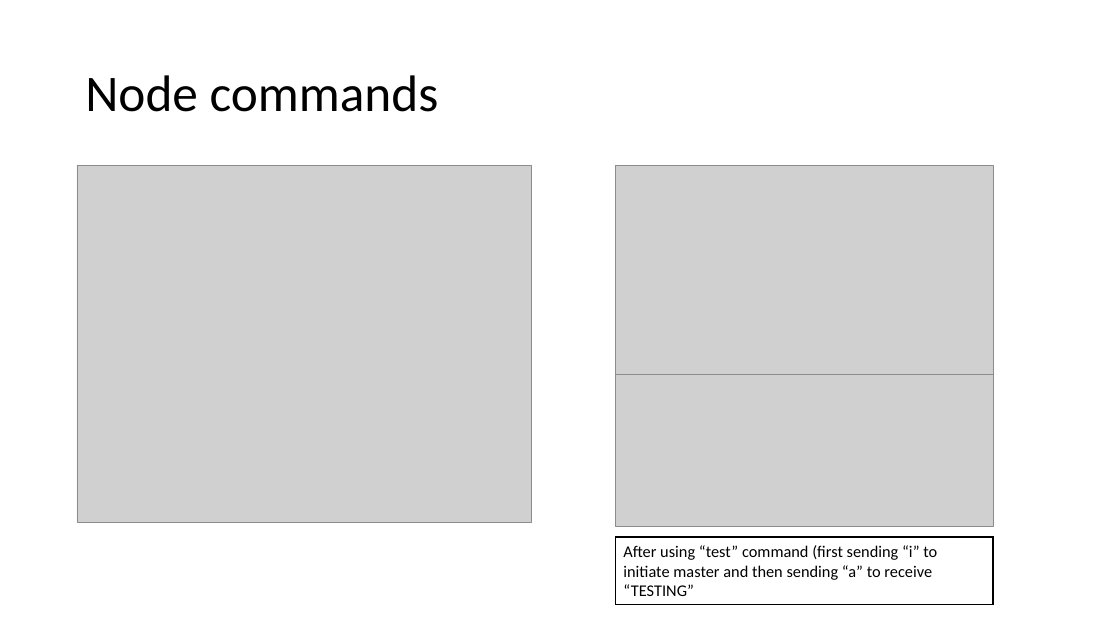
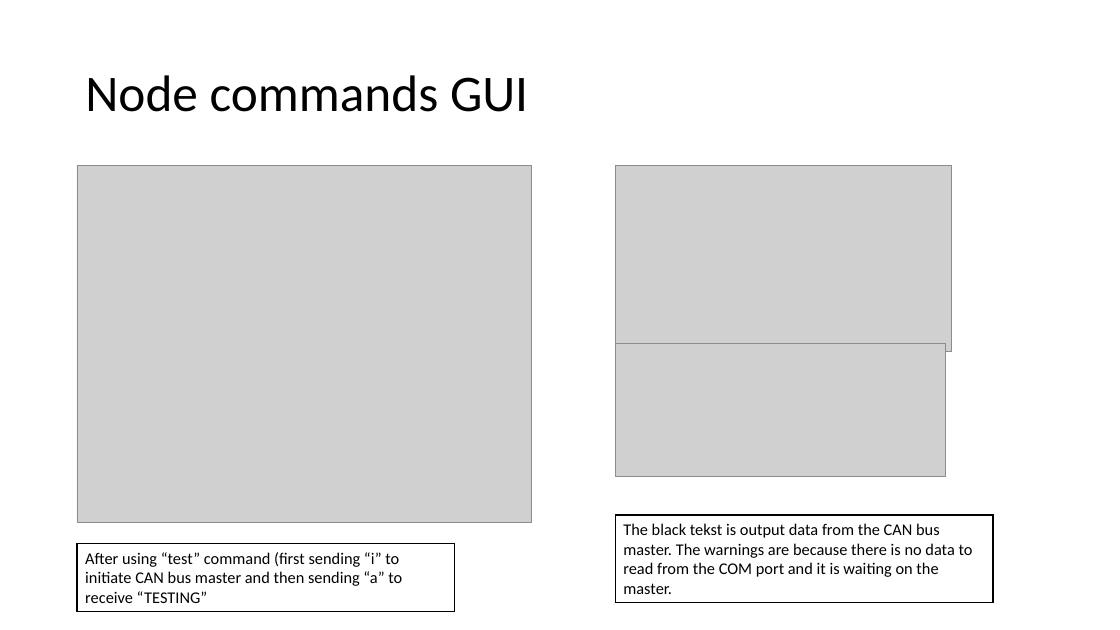
Before and after one commit to ADAALMAN/ADome-GUI, a slide deck: slide 12 of Progression/ADome GUI progression.pptx. Drawn at 1120x630 pixels with LibreOffice and Linux fonts; fonts in the diff are those of the drawing; grey boxes stand for pictures. Boxes give left, top, right and bottom in pixels: in the first picture for what was removed or moved away, otherwise in the second. Text is boxed around its words. In the diff, an @@ line names an element or a change of style, - is before the commit and + after.

```diff
--- a/Progression/ADome GUI progression.pptx
+++ b/Progression/ADome GUI progression.pptx
@@ title at [85, 75, 528, 112]: text changed @@
-Node commands
+Node commands GUI
@@ picture: place and size @@
-picture at [615, 166, 993, 375]
+picture at [615, 166, 952, 352]
@@ picture: place and size @@
-picture at [615, 375, 993, 527]
+picture at [615, 344, 945, 476]
@@ rectangle added at [615, 515, 993, 602], fill #FFFFFF, outline #000000 1 pt, 14 pt, text #000000 @@
+The black tekst is output data from the CAN bus master. The warnings are because there is no data to read from the COM port and it is waiting on the master.
@@ rectangle "After using “test” command (first ...": place and size @@
-rectangle "After using “test” command (first ..." at [615, 537, 993, 605]
+rectangle "After using “test” command (first ..." at [77, 544, 455, 612]
@@ text in rectangle at [85, 552, 402, 603]: text changed @@
-After using “test” command (first sending “i” to initiate master and then sending “a” to receive “TESTING”
+After using “test” command (first sending “i” to initiate CAN bus master and then sending “a” to receive “TESTING”
```
Also in this commit, not shown: 2 other slides changed, 3 other files.
